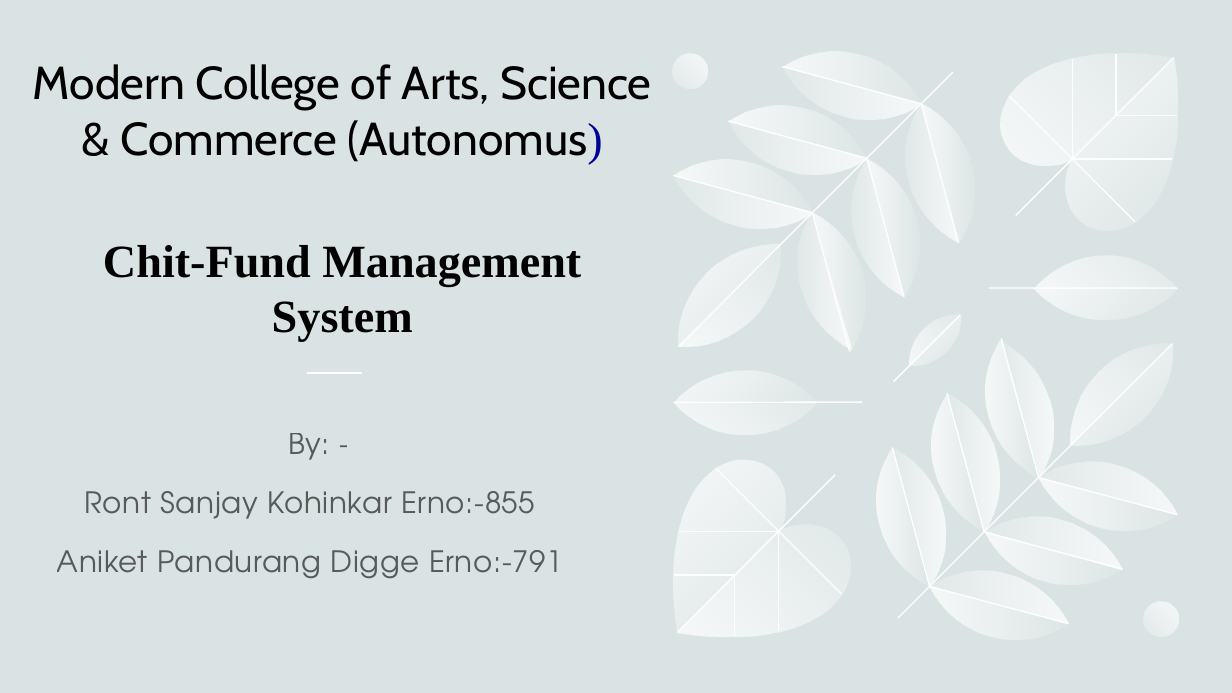
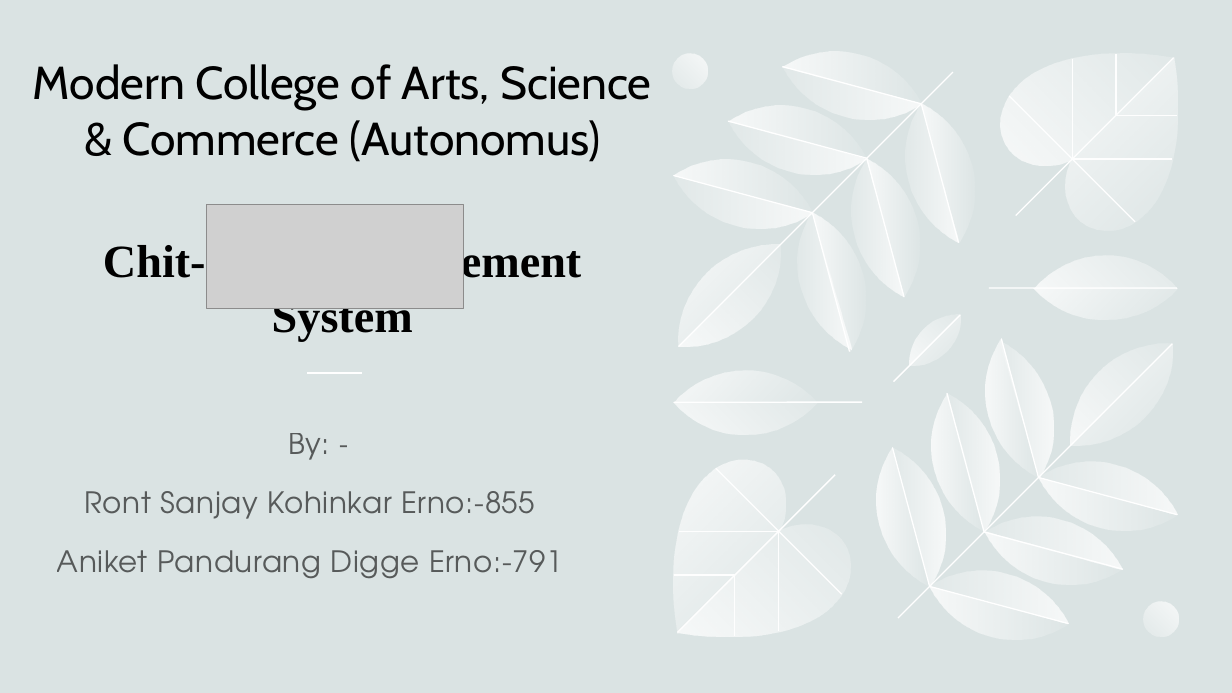
Before and after one commit to Aniketdigge/Chit-Fund-Management-System, a slide deck: slide 1 of 8 Chit Fund Management System.pptx. Drawn at 1232x693 pixels with LibreOffice and Linux fonts; fonts in the diff are those of the drawing; grey boxes stand for pictures. Boxes give left, top, right and bottom in pixels: in the first picture for what was removed or moved away, otherwise in the second. Text is boxed around its words. In the diff, an @@ line names an element or a change of style, - is before the commit and + after.

```diff
--- a/8 Chit Fund Management System.pptx
+++ b/8 Chit Fund Management System.pptx
@@ title "Modern College of Arts, Science ..." at <box>33,64,652,341</box>: font Times New Roman to Cabin, text colour #000099 to #000000 in "(Autonomus)" @@
@@ picture added at <box>207,204,464,309</box> @@
```
Also in this commit, not shown: 3 other slides changed, 5 slides added, 6 slides removed, 31 other files.
